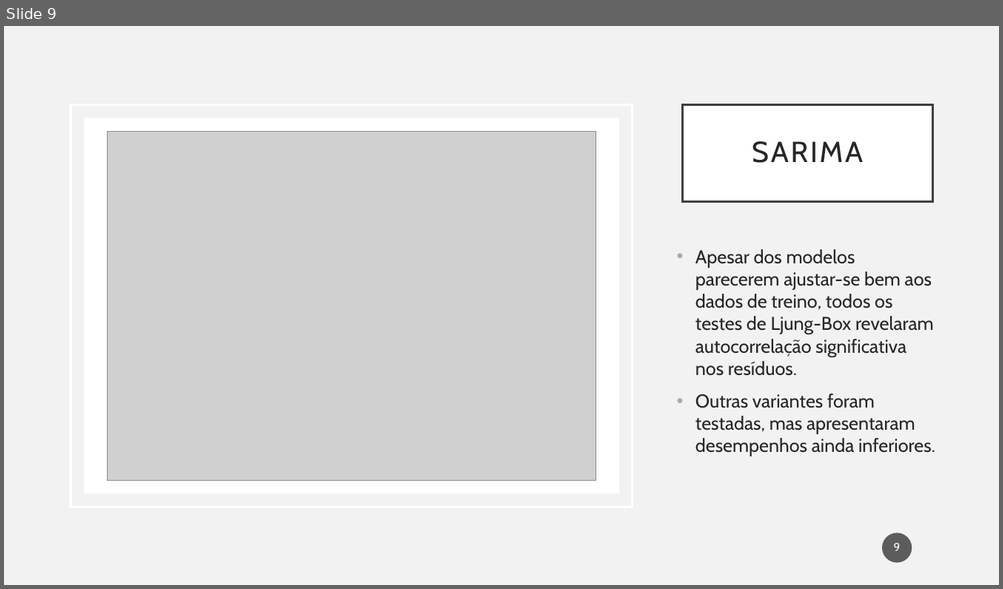
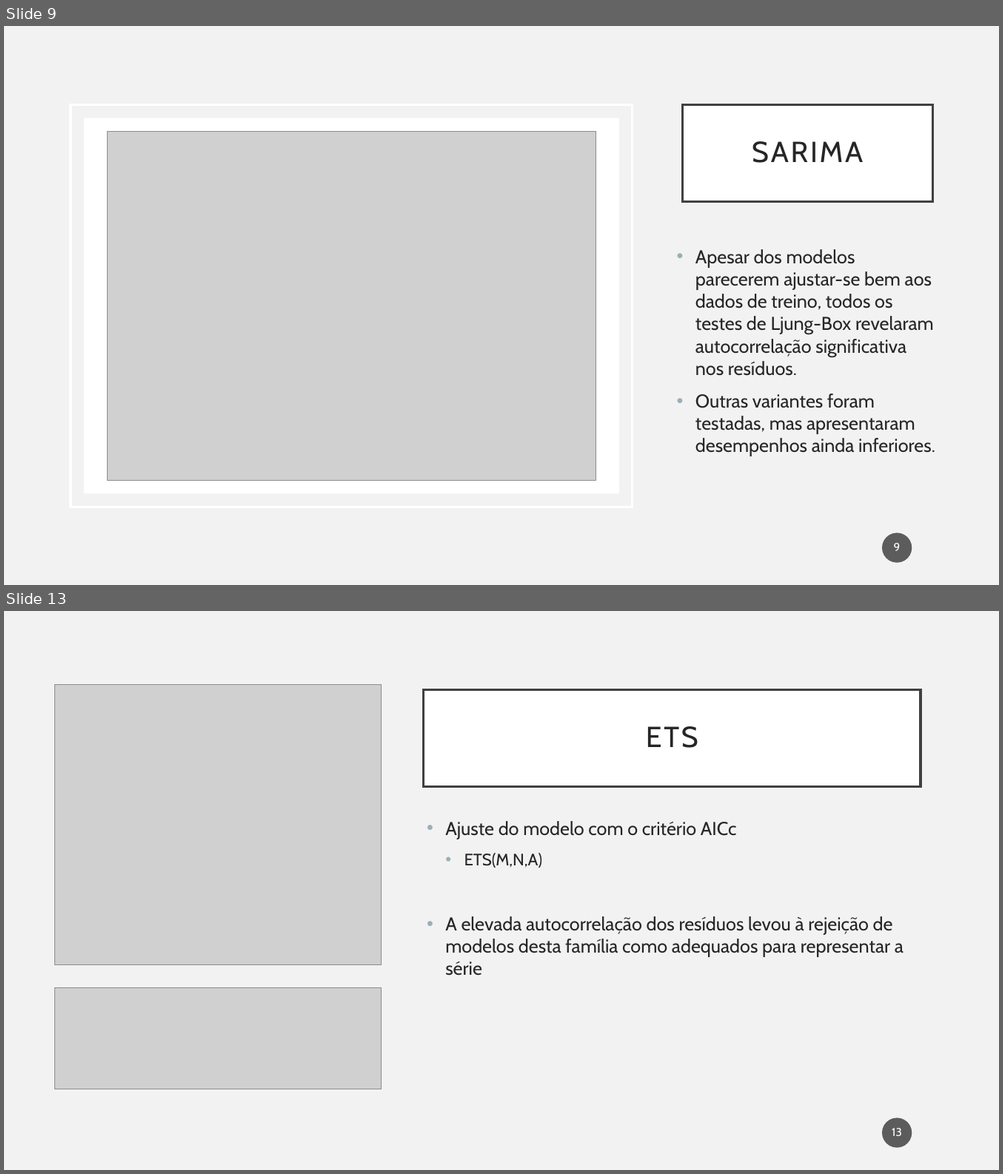
Before and after one commit to Hugoverissimo21/ElectricityForecastES, a slide deck: slides.pptx. Shown one above the other, each under a label of ours: slide 9 before the commit, slides 9 and 13 after it; the slides between them are not shown. The pictures are 1003x589 and 1003x1174 pixels, drawn with LibreOffice and Linux fonts; fonts in the diff are those of the drawing; grey boxes stand for pictures. Boxes give left, top, right and bottom in pixels: in the first picture for what was removed or moved away, otherwise in the second. Text is boxed around its words. In the diff, an @@ line names an element or a change of style, - is before the commit and + after.

```diff
--- a/slides.pptx
+++ b/slides.pptx
@@ slide 13 added at (4, 611, 999, 1170), background #F2F2F2 @@
@@ picture added at (55, 685, 381, 965) @@
@@ title added at (424, 689, 920, 786), fill #FFFFFF, outline #404040 2.5 pt, 28 pt, text #262626 @@
+ETS
@@ text added at (445, 821, 903, 976), 18 pt, text #262626 @@
+• Ajuste do modelo com o critério AICc
+  • ETS(M,N,A)
+• A elevada autocorrelação dos resíduos levou à rejeição de modelos desta família como adequados para representar a série
@@ picture added at (55, 988, 381, 1090) @@
@@ page number added at (882, 1119, 912, 1148), fill #1D1D1D at 70% opacity, 11 pt, text #FFFFFF @@
+13
```
Also in this commit, not shown: 6 slides changed, 5 other slides added, 5 slides removed, 1 other file.
